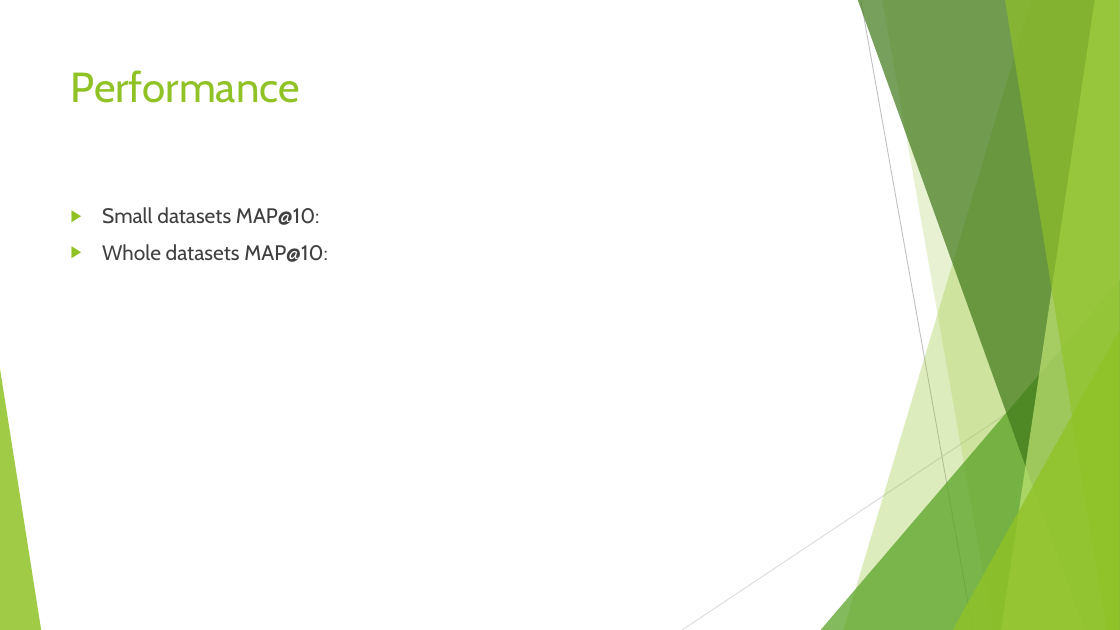
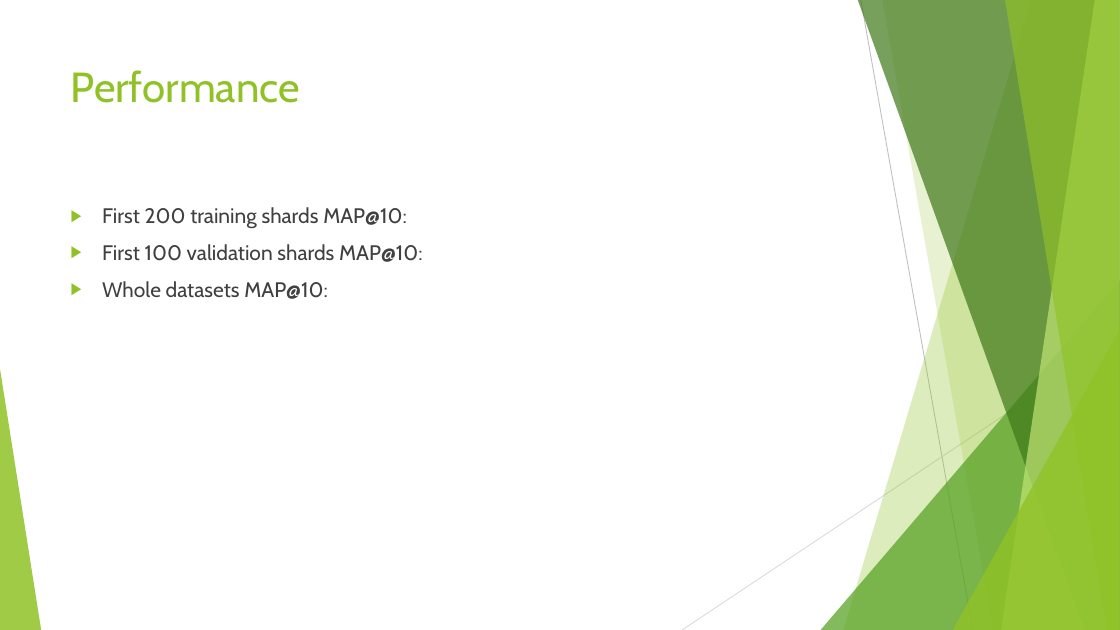
Before and after one commit to VongolaTeong/Multi-label-Classification-on-YouTube-8M, a slide deck: slide 10 of 518030990014.pptx. Drawn at 1120x630 pixels with LibreOffice and Linux fonts; fonts in the diff are those of the drawing. Boxes give left, top, right and bottom in pixels: in the first picture for what was removed or moved away, otherwise in the second. Text is boxed around its words. In the diff, an @@ line names an element or a change of style, - is before the commit and + after.

```diff
--- a/518030990014.pptx
+++ b/518030990014.pptx
@@ text at (x1=102, y1=207, x2=423, y2=262): text changed @@
-▶ Small datasets MAP@10:
+▶ First 200 training shards MAP@10:
+▶ First 100 validation shards MAP@10:
```
Also in this commit, not shown: 3 other slides changed, 6 slides added, 5 other files.
